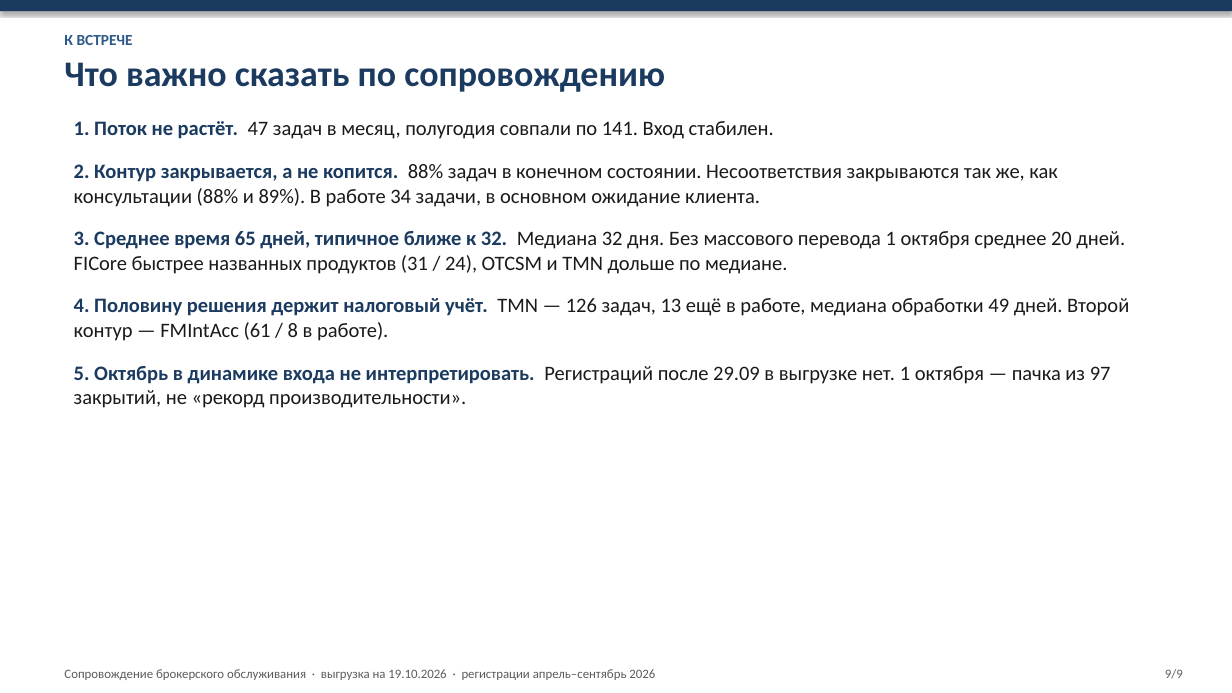
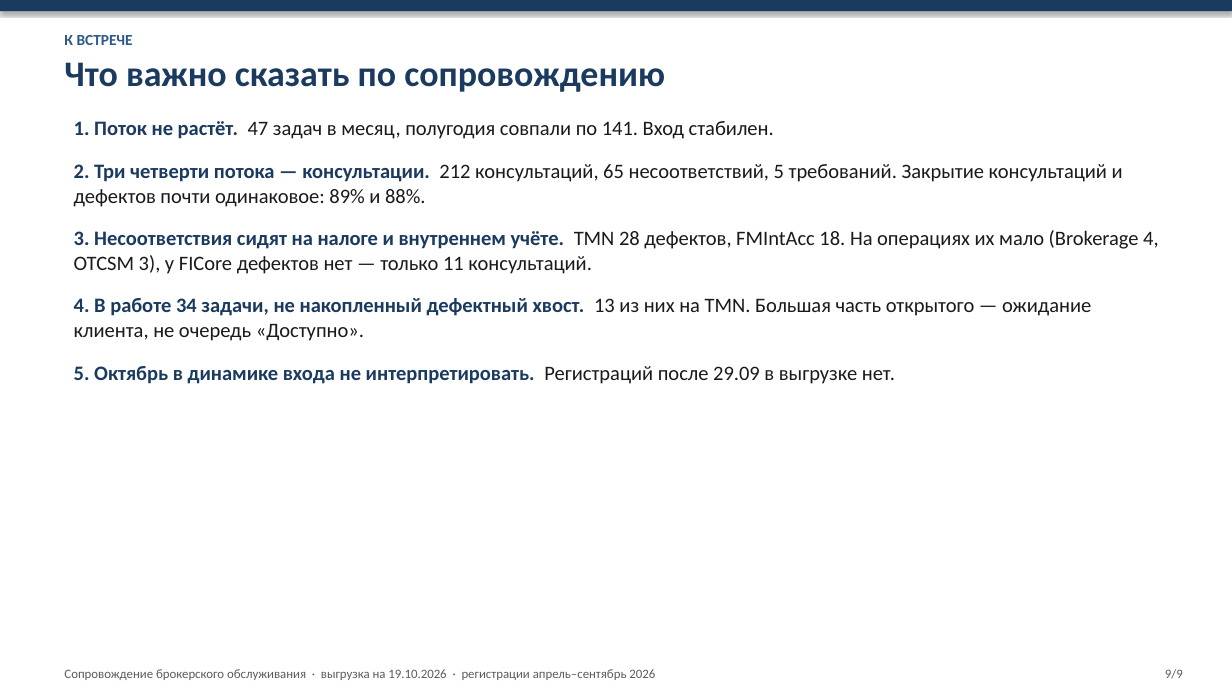
Before and after one commit to kkokurin799/Work, a slide deck: slide 9 of support-stats/brokerage_support_stats.pptx. Drawn at 1232x693 pixels with LibreOffice and Linux fonts; fonts in the diff are those of the drawing. Boxes give left, top, right and bottom in pixels: in the first picture for what was removed or moved away, otherwise in the second. Text is boxed around its words. In the diff, an @@ line names an element or a change of style, - is before the commit and + after.

```diff
--- a/support-stats/brokerage_support_stats.pptx
+++ b/support-stats/brokerage_support_stats.pptx
@@ text at box(74, 164, 1158, 384): text changed @@
-2. Контур закрывается, а не копится. 88% задач в конечном состоянии. Несоответствия закрываются так же, как консультации (88% и 89%). В работе 34 задачи, в основном ожидание клиента.
-3. Среднее время 65 дней, типичное ближе к 32. Медиана 32 дня. Без массового перевода 1 октября среднее 20 дней. FICore быстрее названных продуктов (31 / 24), OTCSM и TMN дольше по медиане.
-4. Половину решения держит налоговый учёт. TMN — 126 задач, 13 ещё в работе, медиана обработки 49 дней. Второй контур — FMIntAcc (61 / 8 в работе).
-5. Октябрь в динамике входа не интерпретировать. Регистраций после 29.09 в выгрузке нет. 1 октября — пачка из 97 закрытий, не «рекорд производительности».
+2. Три четверти потока — консультации. 212 консультаций, 65 несоответствий, 5 требований. Закрытие консультаций и дефектов почти одинаковое: 89% и 88%.
+3. Несоответствия сидят на налоге и внутреннем учёте. TMN 28 дефектов, FMIntAcc 18. На операциях их мало (Brokerage 4, OTCSM 3), у FICore дефектов нет — только 11 консультаций.
+4. В работе 34 задачи, не накопленный дефектный хвост. 13 из них на TMN. Большая часть открытого — ожидание клиента, не очередь «Доступно».
+5. Октябрь в динамике входа не интерпретировать. Регистраций после 29.09 в выгрузке нет.
```
Also in this commit, not shown: 4 other slides changed, 1 slide added, 1 slide removed, 3 other files.
